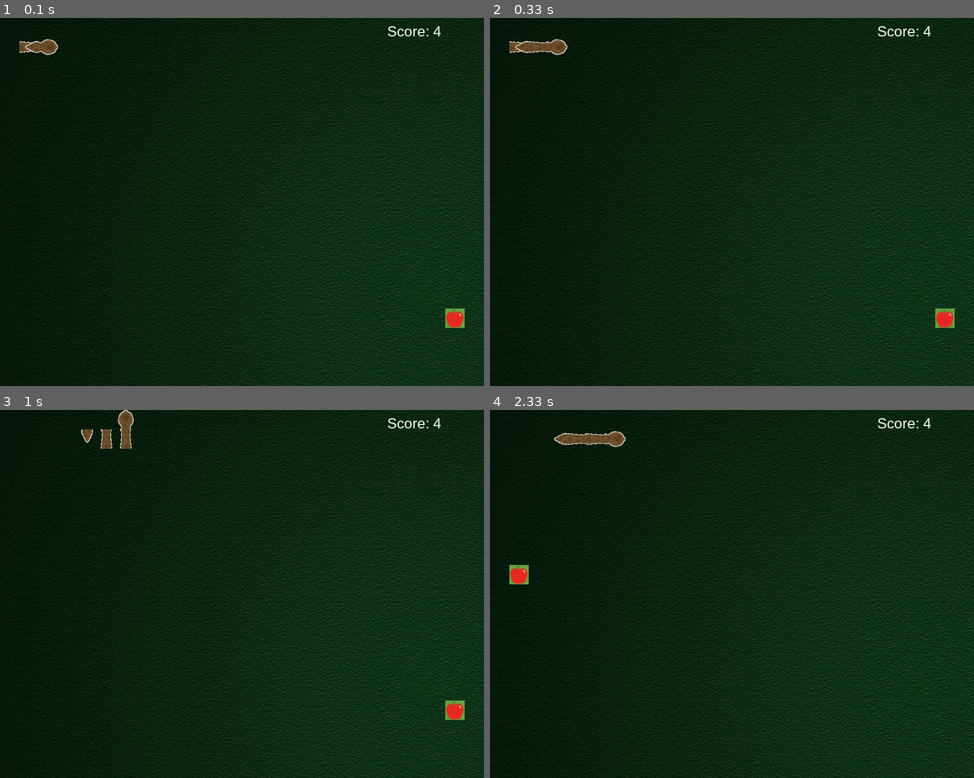
Above: before the commit, frames 1-4 (two rows, left to right).
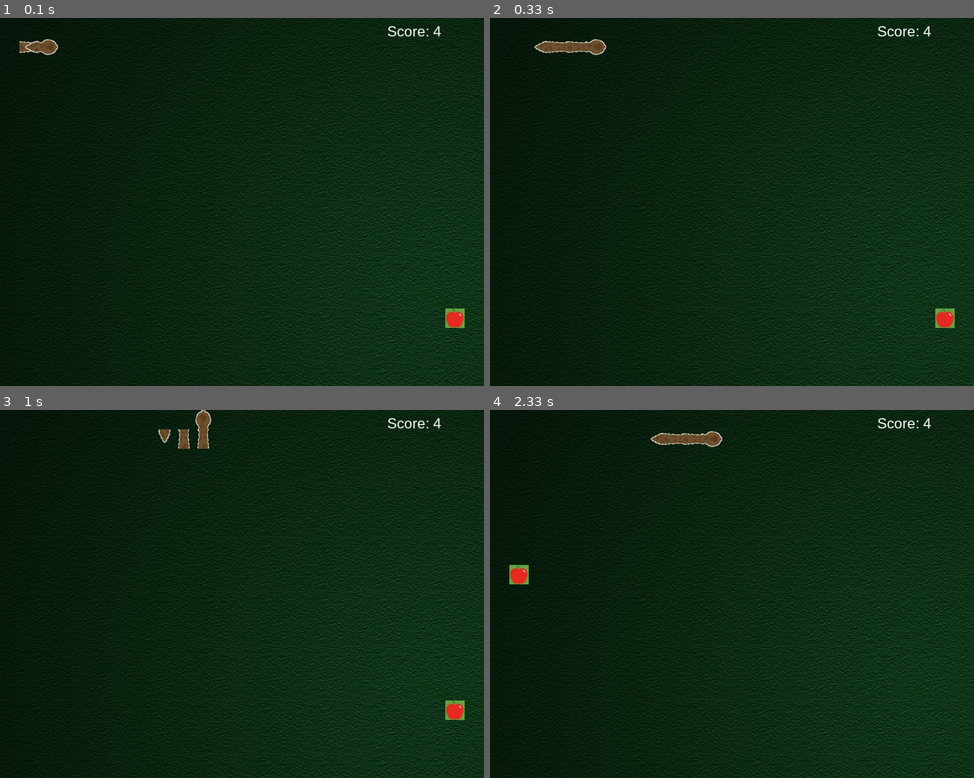
Above: after the commit, the same moments.

Repository: WebTopera/Python
Game: pygame game, started from PyGame/Snake_game/main.py
Same seed, same stepped clock (60 frames per second), same inputs: the game is played once before the commit and once after it.
Inputs:
- Up to frame 1 (0.1 s): no input
- Up to frame 2 (0.33 s): no input
- Up to frame 3 (1 s): hold Right 0.33-0.8 s; hold Up from 0.83 s (still down)
- Up to frame 4 (2.33 s): release Up at 1.3 s; tap Enter at 1.33 s; hold Left from 2.23 s (still down)

Frame 1 is identical in both runs. In frame 2, 0.5% of the frame differs, in the area x 4-24%, y 5-11%; in frame 3, 0.9%, in the area x 16-44%, y 0-11%; in frame 4, 0.9%.

Commit message:
Jogo final

Diff:
--- a/PyGame/Snake_game/main.py
+++ b/PyGame/Snake_game/main.py
@@ -16,11 +16,11 @@
           self.Apple.draw()
 
      def background(self):
-          bg = pygame.image.load('Snake_game/resources/background.jpg')
+          bg = pygame.image.load('resources/background.jpg')
           self.surface.blit(bg, (0, 0))
 
      def play_bg_music(self):
-          pygame.mixer.music.load('Snake_game/resources/BG_music.wav')
+          pygame.mixer.music.load('resources/BG_music.wav')
           pygame.mixer.music.play(loops=1000)
 
      def is_collision(self, x1,y1,x2,y2):
@@ -36,7 +36,7 @@
           pygame.display.flip()
           # Snake colliding with apple
           if self.is_collision(self.Snake.block_x[0], self.Snake.block_y[0], self.Apple.block_x, self.Apple.block_y):
-               sound = pygame.mixer.Sound('Snake_game/resources/ding.mp3')
+               sound = pygame.mixer.Sound('resources/ding.mp3')
                pygame.mixer.Sound.play(sound)
                self.Snake.incresse_lenght()
                self.Apple.move()
@@ -44,12 +44,12 @@
           # Snake colliding with itself
           for i in range(3, self.Snake.length):
                if self.is_collision(self.Snake.block_x[0], self.Snake.block_y[0], self.Snake.block_x[i], self.Snake.block_y[i]):
-                    sound = pygame.mixer.Sound('Snake_game/resources/crash.mp3')
+                    sound = pygame.mixer.Sound('resources/crash.mp3')
                     pygame.mixer.Sound.play(sound)
                     raise "Game Over"
           # Snake colliding with the boundries of the window
           if not((0 <= self.Snake.block_x[0] <= 1000) and (0 <= self.Snake.block_y[0] <= 760)):
-               sound = pygame.mixer.Sound('Snake_game/resources/crash.mp3')
+               sound = pygame.mixer.Sound('resources/crash.mp3')
                pygame.mixer.Sound.play(sound)
                raise "Game Over"
 
@@ -102,14 +102,14 @@
                except Exception as e:
                     self.show_game_over()
 
-               time.sleep(0.1999)
+               time.sleep(0.1)
           pygame.quit()
 
 class Snake():
      def __init__(self, parent_screen, lenght):
           self.length = lenght
           self.parent_screen = parent_screen
-          self.block = pygame.image.load('Snake_game/resources/head/head_right.png').convert_alpha()
+          self.block = pygame.image.load('resources/head/head_right.png').convert_alpha()
           self.block_x, self.block_y = [SIZE]*lenght, [SIZE]*lenght
           self.direction = 'right'
           self.rotate = 0
@@ -117,12 +117,37 @@
      def draw(self):
           for i in range(self.length):
                if i == 0:
-                    self.block = pygame.image.load(f'Snake_game/resources/head/head_{self.direction}.png').convert_alpha()
+                    self.block = pygame.image.load(f'resources/head/head_{self.direction}.png').convert_alpha()
                elif i == self.length-1:
-                    self.block = pygame.image.load(f'Snake_game/resources/tail/tail_{self.direction}.png').convert_alpha()
+                    if self.block_x[i-1] == self.block_x[i]:
+                         self.block = pygame.image.load(f'resources/tail/tail_{self.direction}.png').convert_alpha()
+                    elif self.block_x[i-1] > self.block_x[i]:
+                         self.block = pygame.image.load(f'resources/tail/tail_right.png').convert_alpha()
+                    elif self.block_x[i-1] < self.block_x[i]:
+                         self.block = pygame.image.load(f'resources/tail/tail_left.png').convert_alpha()
+
+                    if self.block_y[i-1] == self.block_y[i]:
+                         self.block = pygame.image.load(f'resources/tail/tail_{self.direction}.png').convert_alpha()
+                    elif self.block_y[i-1] > self.block_y[i]:
+                         self.block = pygame.image.load(f'resources/tail/tail_down.png').convert_alpha()
+                    elif self.block_y[i-1] < self.block_y[i]:
+                         self.block = pygame.image.load(f'resources/tail/tail_up.png').convert_alpha()
+               # I need to correct this, i need to put body_turn_side
                else:
-                    self.block = pygame.image.load(f'Snake_game/resources/body/body_{self.direction}.png').convert_alpha()
-               self.block = pygame.transform.rotate(self.block, self.rotate)
+                    if self.block_x[i-1] == self.block_x[i]:
+                         self.block = pygame.image.load(f'resources/body/body_{self.direction}.png').convert_alpha()
+                    elif self.block_x[i-1] > self.block_x[i]:
+                         self.block = pygame.image.load(f'resources/body/body_right.png').convert_alpha()
+                    elif self.block_x[i-1] < self.block_x[i]:
+                         self.block = pygame.image.load(f'resources/body/body_left.png').convert_alpha()
+
+                    if self.block_y[i-1] == self.block_y[i]:
+                         self.block = pygame.image.load(f'resources/body/body_{self.direction}.png').convert_alpha()
+                    elif self.block_y[i-1] > self.block_y[i]:
+                         self.block = pygame.image.load(f'resources/body/body_down.png').convert_alpha()
+                    elif self.block_y[i-1] < self.block_y[i]:
+                         self.block = pygame.image.load(f'resources/body/body_up.png').convert_alpha()
+
                self.parent_screen.blit(self.block, (self.block_x[i], self.block_y[i]))
           pygame.display.update()
 
@@ -178,7 +203,7 @@
 class Apple():
      def __init__(self, parent_screen):
           self.parent_screen = parent_screen
-          self.block = pygame.image.load('Snake_game/resources/apple.jpg').convert()
+          self.block = pygame.image.load('resources/apple.jpg').convert()
           self.move()
      def draw(self):
           self.parent_screen.blit(self.block, (self.block_x, self.block_y))
Not shown, added: PyGame/Snake_game/README.md
